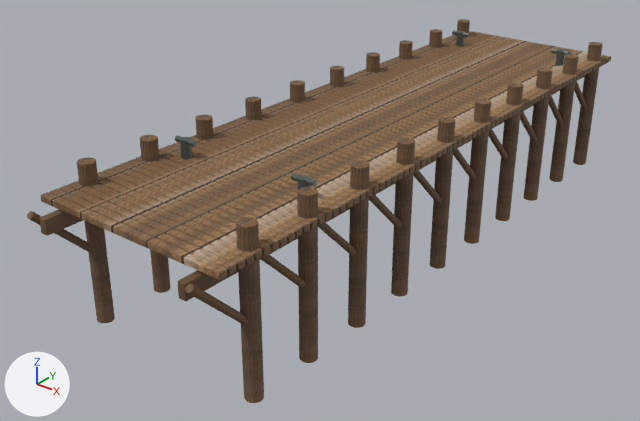
A saved change to the glTF model public/assets/models/ports/port_pier.glb.
The view is the same before and after, from a 50 mm camera at (21.4, -31.1, 15.3) aimed at (-1.5, -2.4, -2.4). Every picture has the same lights, and +X, +Y and +Z are marked at lower left. The first picture is the older version.

In view in the first picture: 'bollard', 'cross_brace', 'heavy_pile'.
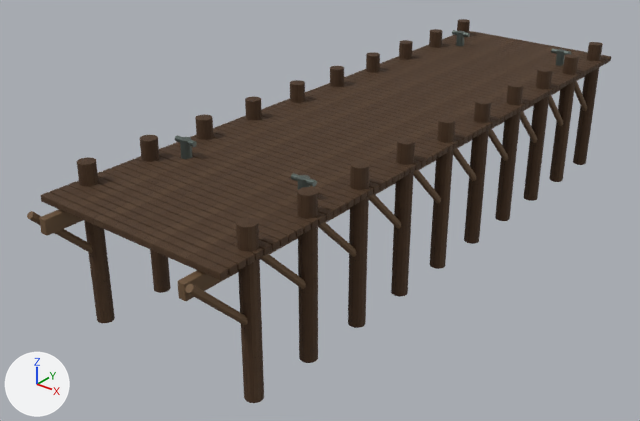
Where the change shows, as pixel boxes [x1, y1, x2, y2] in the pictures (640 x 421 px):
'heavy_pile', recoloured (darker): [41, 19, 611, 403] in both

The change, as a list of edits to the scene's bpy script:
```text
Add img_woodstructural_color:
    img_woodstructural_color = load_image('WoodStructural_color', '../../textures/shared/d338f02cb121ed643869.png', 1024, 1024, 'sRGB')
Add img_woodstructural_normal:
    img_woodstructural_normal = load_image('WoodStructural_normal', '../../textures/shared/7f18d26c662b40cb387a.png', 1024, 1024, 'Non-Color')
Add img_woodstructural_roughness:
    img_woodstructural_roughness = load_image('WoodStructural_roughness', '../../textures/shared/79a39f6a71737a6fc36c.png', 1024, 1024, 'Non-Color')
Add mat_art06_woodstructural:
    mat_art06_woodstructural = bpy.data.materials.new('art06_WoodStructural')
    # uses the picture img_woodstructural_color
    # uses the picture img_woodstructural_normal
    # uses the picture img_woodstructural_roughness
Change me_cylinder_240:
    where me_cylinder_240.from_pydata(...)  # 2440 vertices, 4500 faces; spans x -0.5..8.5, y -28.8..1.2, z -3.4..3.4
    remove me_cylinder_240.materials.append(mat_art05_wood_atlas_pbr)
    add me_cylinder_240.materials.append(mat_art06_woodstructural)
```
